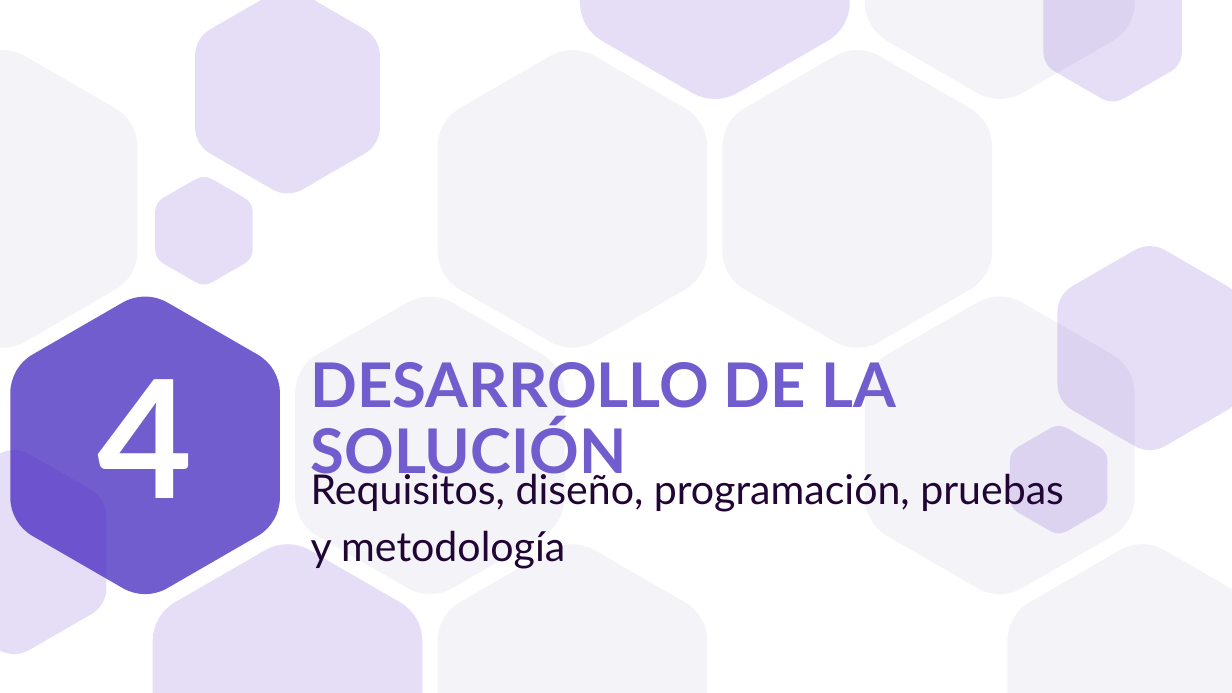
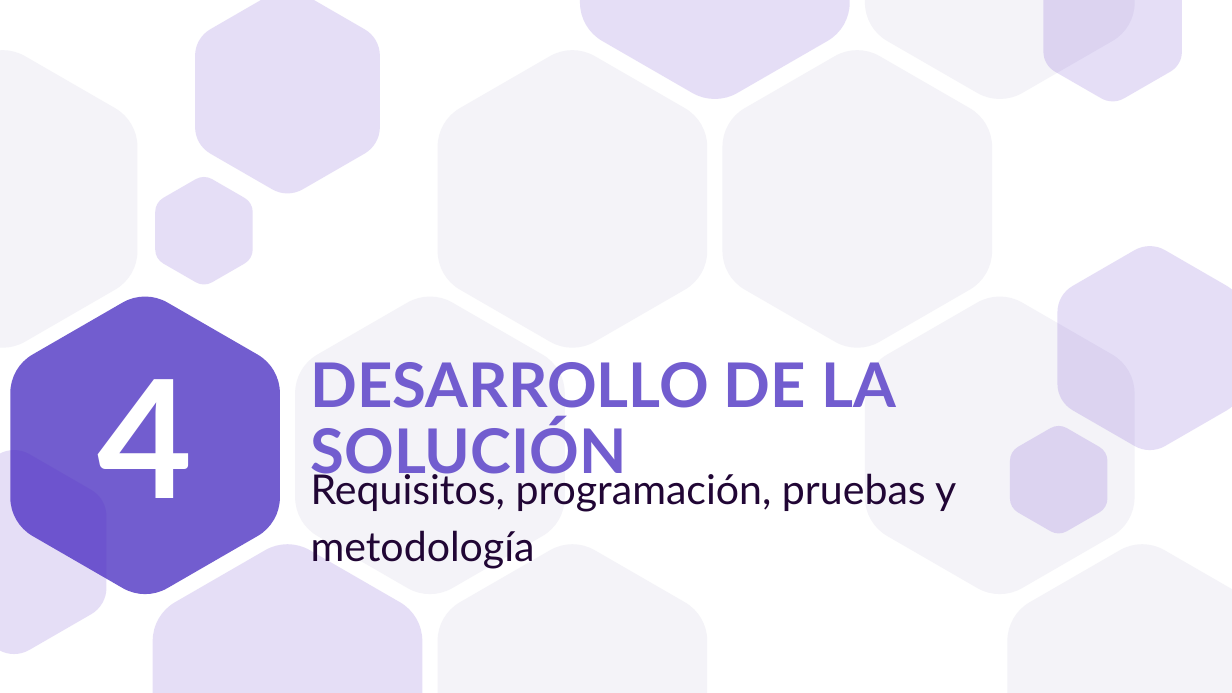
Before and after one commit to a1ex9788/TFG, a slide deck: slide 17 of TFG_AlejandroCarrion.pptx (slide 18 before the commit). Drawn at 1232x693 pixels with LibreOffice and Linux fonts; fonts in the diff are those of the drawing. Boxes give left, top, right and bottom in pixels: in the first picture for what was removed or moved away, otherwise in the second. Text is boxed around its words. In the diff, an @@ line names an element or a change of style, - is before the commit and + after.

```diff
--- a/TFG_AlejandroCarrion.pptx
+++ b/TFG_AlejandroCarrion.pptx
@@ subtitle at bbox=[311, 468, 956, 569]: text changed @@
-Requisitos, diseño, programación, pruebas y metodología
+Requisitos, programación, pruebas y metodología
```
Also in this commit, not shown: 10 other slides changed, 7 slides removed.
